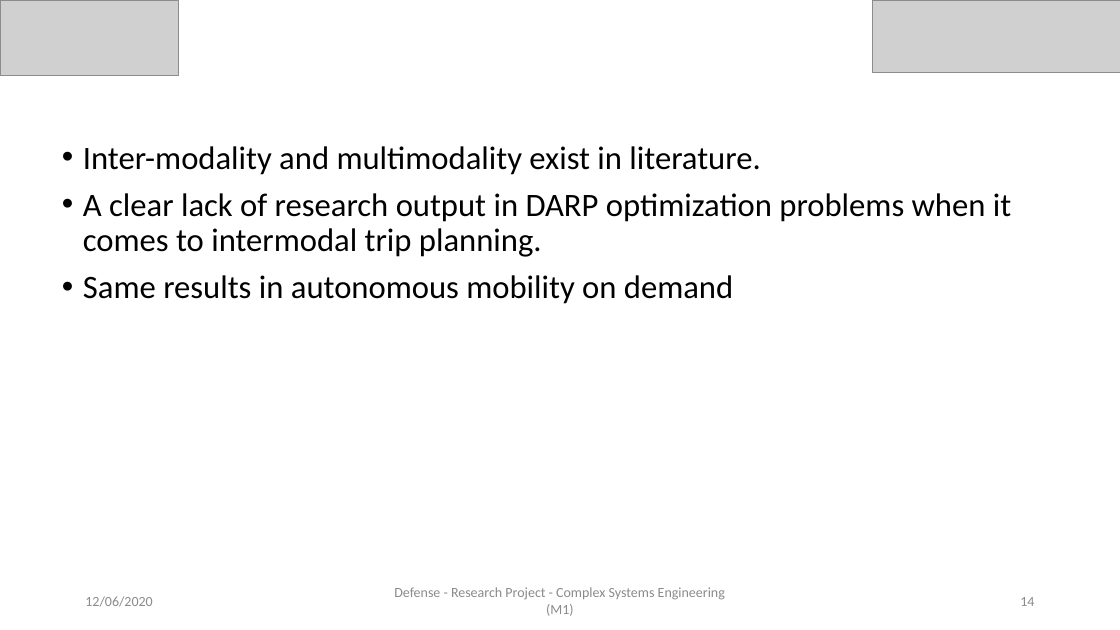
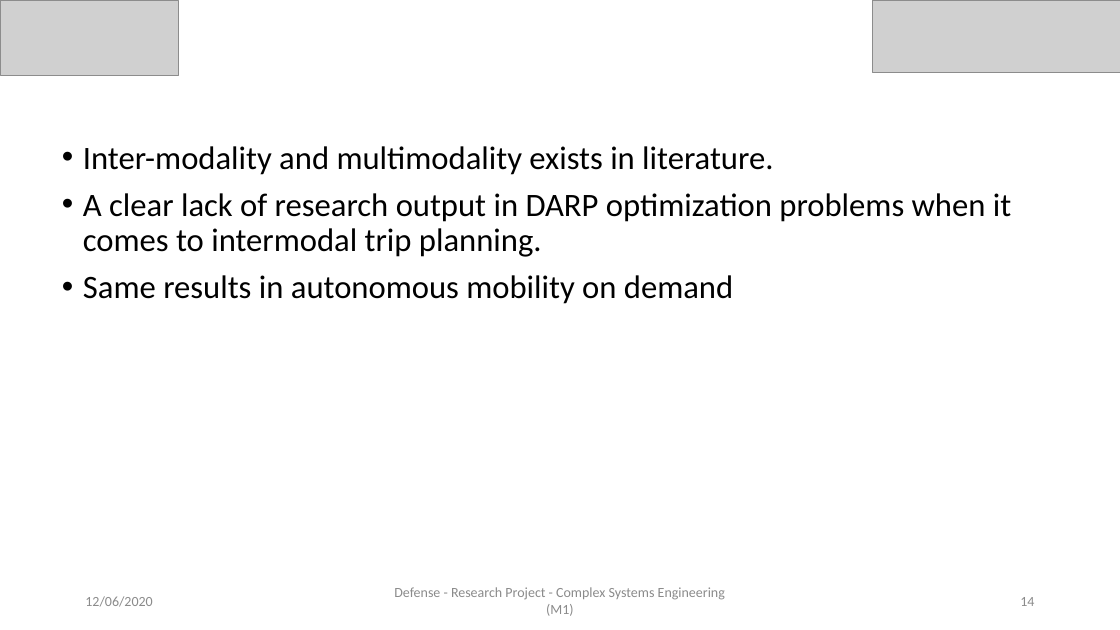
Before and after one commit to AymanABDELHAMID/OD_MTO_DARP, a slide deck: slide 14 of Presentation/presentation_AymanMahmoud.pptx. Drawn at 1120x630 pixels with LibreOffice and Linux fonts; fonts in the diff are those of the drawing; grey boxes stand for pictures. Boxes give left, top, right and bottom in pixels: in the first picture for what was removed or moved away, otherwise in the second. Text is boxed around its words. In the diff, an @@ line names an element or a change of style, - is before the commit and + after.

```diff
--- a/Presentation/presentation_AymanMahmoud.pptx
+++ b/Presentation/presentation_AymanMahmoud.pptx
@@ text at bbox=[83, 146, 773, 175]: text changed @@
-• Inter-modality and multimodality exist in literature.
+• Inter-modality and multimodality exists in literature.
```
Also in this commit, not shown: 29 other slides changed, 1 slide removed, 1 other file.
